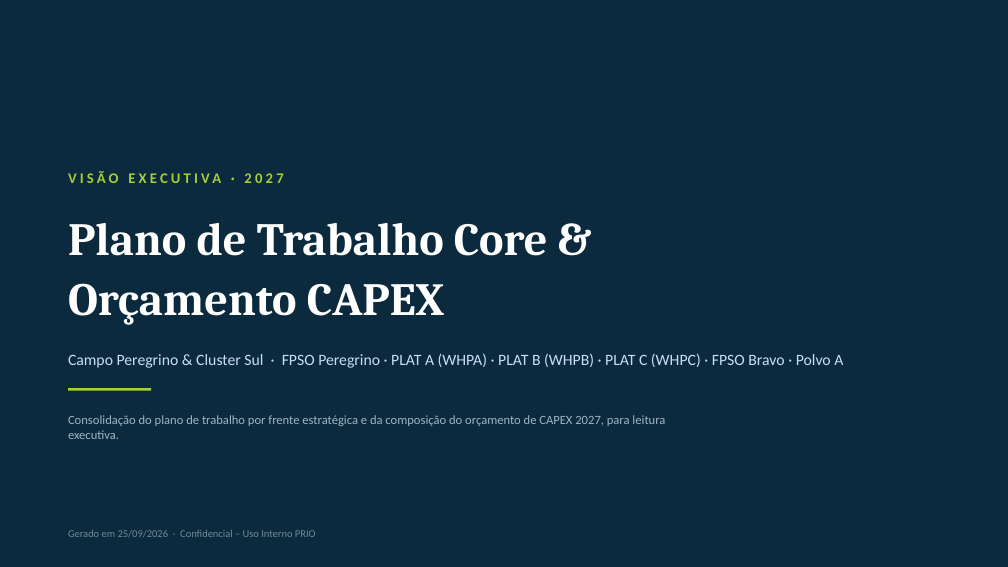
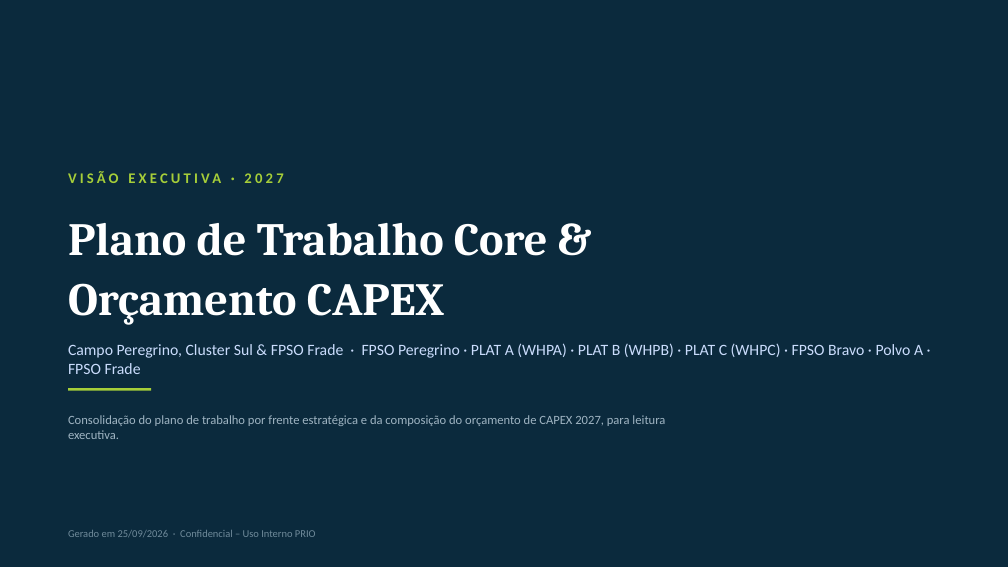
Before and after one commit to LucasRibaas/Planejamento, a slide deck: slide 1 of PRIO_Plano_Trabalho_CAPEX_2027.pptx. Drawn at 1008x567 pixels with LibreOffice and Linux fonts; fonts in the diff are those of the drawing. Boxes give left, top, right and bottom in pixels: in the first picture for what was removed or moved away, otherwise in the second. Text is boxed around its words. In the diff, an @@ line names an element or a change of style, - is before the commit and + after.

```diff
--- a/PRIO_Plano_Trabalho_CAPEX_2027.pptx
+++ b/PRIO_Plano_Trabalho_CAPEX_2027.pptx
@@ text at (x1=68, y1=343, x2=923, y2=374): text changed @@
-Campo Peregrino & Cluster Sul · FPSO Peregrino · PLAT A (WHPA) · PLAT B (WHPB) · PLAT C (WHPC) · FPSO Bravo · Polvo A
+Campo Peregrino, Cluster Sul & FPSO Frade · FPSO Peregrino · PLAT A (WHPA) · PLAT B (WHPB) · PLAT C (WHPC) · FPSO Bravo · Polvo A · FPSO Frade
```
Also in this commit, not shown: 1 other slide changed, 3 slides added.
